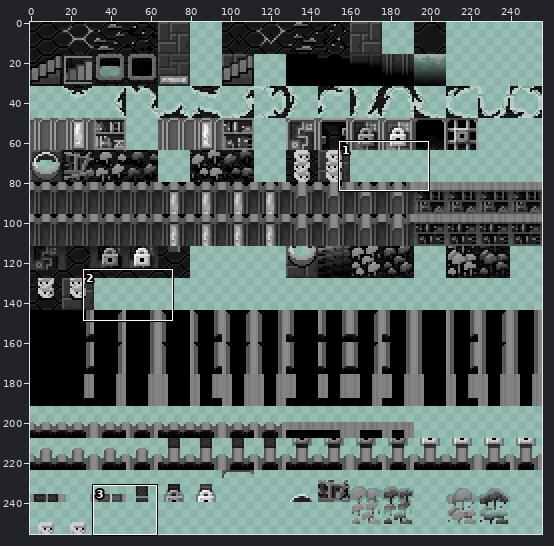
Sprite sheet, stored at core/src/main/assets/environment/tiles_abysschallenge.png. Above, an overview of the earlier version with the close-up marked.
Close-up. The starting point:
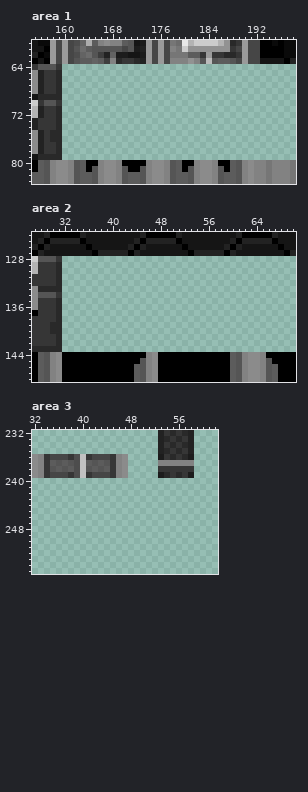
The file is 256x256 pixels. Colours within 5 levels of each other are drawn and written as one. Shown: area 1: x 155..198, y 60..83; area 2: x 27..70, y 124..148; area 3: x 32..62, y 232..255.
After:
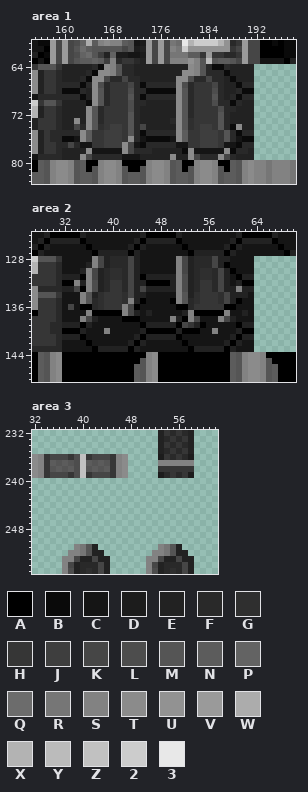
Palette (. is transparent): A #000000  B #0a0a0a  C #151515  D #1c1c1c  E #222222  F #292929  G #2f2f2f  H #363636  J #3e3e3e  K #464646  L #4d4d4d  M #555555  N #5c5c5c  P #636363  Q #6c6c6c  R #767676  S #828282  T #8b8b8b  U #929292  V #9a9a9a  W #acacac  X #b3b3b3  Y #bbbbbb  Z #c1c1c1  2 #cccccc  3 #e8e8e8
The author wrote: ReInc 0.6.1: added missing terrain features to abyssal crusade setup level tileset
Changes in this commit:
Area 1:
y 64: x 160..191 ................................ -> EEEEEFBTSMFFEEEEEEEEETSMFBBFEEEE
y 65: x 160..191 ................................ -> EEEEFBTTSMFFEEEEEEEETTSMFFFBEEEE
y 66: x 160..191 ................................ -> EEEFBTTKFFKFFEEEEEETTLFFKFFEBEEE
y 67: x 160..191 ................................ -> FFFBFTLFHHHKFBFFFFFTLFHHHKFEEBFF
y 68: x 160..191 ................................ -> BBBFETMFHHHLFFBBBBBTMFHHHLFEEFBB
y 69: x 160..191 ................................ -> FFFBETMFHHHMFBFFFFFTMFHHHMFEFBFF
y 70: x 160..191 ................................ -> EEEEBTMFHHHLFFEEEEETMFHHHLFFBFEE
y 71: x 160..191 ................................ -> EEEETMFHHHHLFEEEEEETMFHHHHLFFEEE
y 72: x 160..191 ................................ -> EEEETMFHHHHMFEEEEEETMFHHHHMFEEEE
y 73: x 160..191 ................................ -> EETETMFHHHHMFEEEEEFTMGHHHHMFEEEE
y 74: x 160..191 ................................ -> EEKFTMGHJJHMFKEEEEETMGHJJHMFBTEE
y 75: x 160..191 ................................ -> FFFTNHHJJJHMFBFFFFFTNHHJJJHMFBFF
y 76: x 160..191 ................................ -> BBCTNHHJJJHTFCBBBBCTNHHJJJHMFCBB
y 77: x 160..191 ................................ -> FKFCCHHJJJTKCBFFFFFCCHHJJJHCCBFF
y 78: x 160..191 ................................ -> EEEETCCCCCTKFFFEEEEEBTCCCCCTBFFE
y 79: x 160..191 ................................ -> EEETKFFFFFCCCEEEEETEETKFFFTKFEEE
Area 2:
y 128: x 32..63 ................................ -> CCCCCSKEFFFKECCCCCCSKEFFFKEECCCC
y 129: x 32..63 ................................ -> CCCCESKEFFFKECCCCCCSKEFFFKEACCCC
y 130: x 32..63 ................................ -> CCCESKEFGGFKECCCCCCSKEFGGFKEACCC
y 131: x 32..63 ................................ -> EEEASKEFGGFKEAEEEEESLEFGGFKECAEE
y 132: x 32..63 ................................ -> AASESLEFHHFKEEAAAAESLEFHHFKECEAA
y 133: x 32..63 ................................ -> EEKASLEFHHFKEKEEEEESLEFHHFKEESEE
y 134: x 32..63 ................................ -> CCCSMEGHHHGKEECCCCCSMEGHHHGKEEEC
y 135: x 32..63 ................................ -> CCCSMFGHHHGSEACCCCASMFGHHHGKEACC
y 136: x 32..63 ................................ -> CKCAAFGHHHSKACCCCCCAAFHHHHHAACCC
y 137: x 32..63 ................................ -> CCCCSAAAAASKECECCCCCESAAAAASCCEC
y 138: x 32..63 ................................ -> CCCSKECCCCAAACCCCCSEASKCCCSKECCC
y 139: x 32..63 ................................ -> EEEAECCCCCCCCAEEEEEAKHEACCCCCAEE
y 140: x 32..63 ................................ -> AAAECCCSCCCCCEAAAAAEAAACCSCCCEAA
y 141: x 32..63 ................................ -> EEEACCCCCCCCEAEEEEEACCCCCCCCEAEE
y 142: x 32..63 ................................ -> CCCCACCCCCCEAECCCCCCACCCCCCEAECC
y 143: x 32..63 ................................ -> CCCCCAEEEEEAECCCCCCCCAEEEEEAECCC
Area 3:
y 251: x 39..42 .... -> SRME; x 53..56 .... -> SRME
y 252: x 38..43 ...... -> SSRMEE; x 52..57 ...... -> SSRMEE
y 253: x 37..44 ........ -> SSKEEKEE; x 51..58 ........ -> SSKEEKEE
y 254: x 37..44 ........ -> SKEFFFKE; x 51..58 ........ -> SKEFFFKE
y 255: x 37..44 ........ -> SLEFGFKE; x 51..58 ........ -> SLEFGFKE
Pixel boxes of the changes (left, top, right, bottom) in both close-ups:
added: (62, 64, 254, 160)
added: (62, 256, 254, 352)
added: (62, 544, 110, 574)
added: (146, 544, 194, 574)
